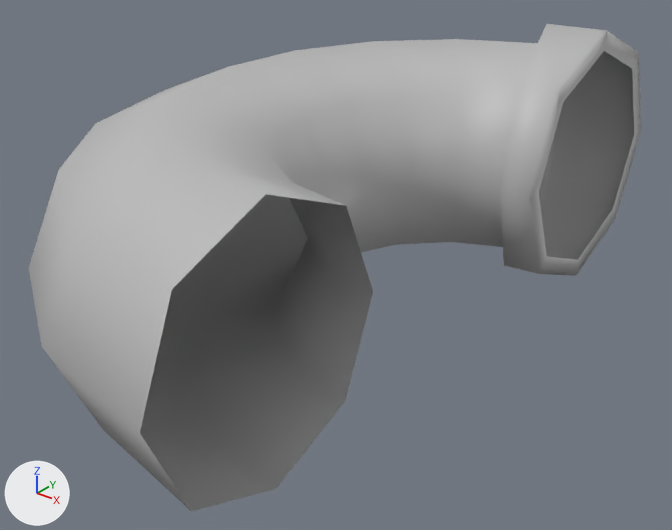
The FBX model AdamURP/Assets/01 Mesh/enviro/tuyau_180.fbx, before and after one commit.
Both versions are drawn from a 50 mm lens placed at (0.697, -0.956, 0.615), pointed at (-0.265, 0.246, -0.131). Lighting does not change. The marker at lower left points along +X, +Y and +Z. Where no turn or scale is listed for an object, it has been applied to the vertices.

Names of what the first picture shows: 'tuyau_180'.
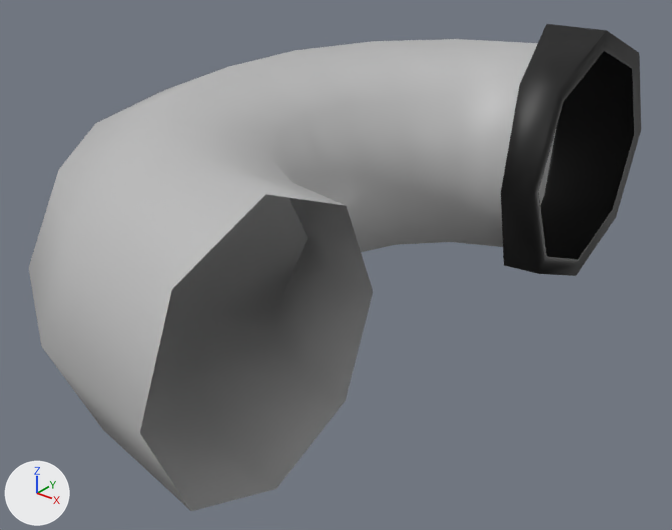
Changed parts and their boxes (x1, y1, x2, y2) in the pictures (672 x 530 px):
part 1 of me_mesh, recoloured (grey to black): (501, 24, 641, 276) in both

What the commit changed:
Material 'cable3' (mat_cable3) is new.
Its base color is (0.0, 0.0, 0.0) (black #000000).
me_mesh has 96 vertices, 88 faces and spans x -0.676..0.0, y -0.431..0.969, z -0.253..0.253.
me_mesh is used by ob_tuyau_180; location (0.0, 0.0, 0.0).
me_mesh part 1: 24 of the faces centred in x -0.165..0.0, y 0.496..0.922, z -0.216..0.216 switch from mat_lambert1 (grey #bcbcbc) to mat_cable3 (black #000000).
